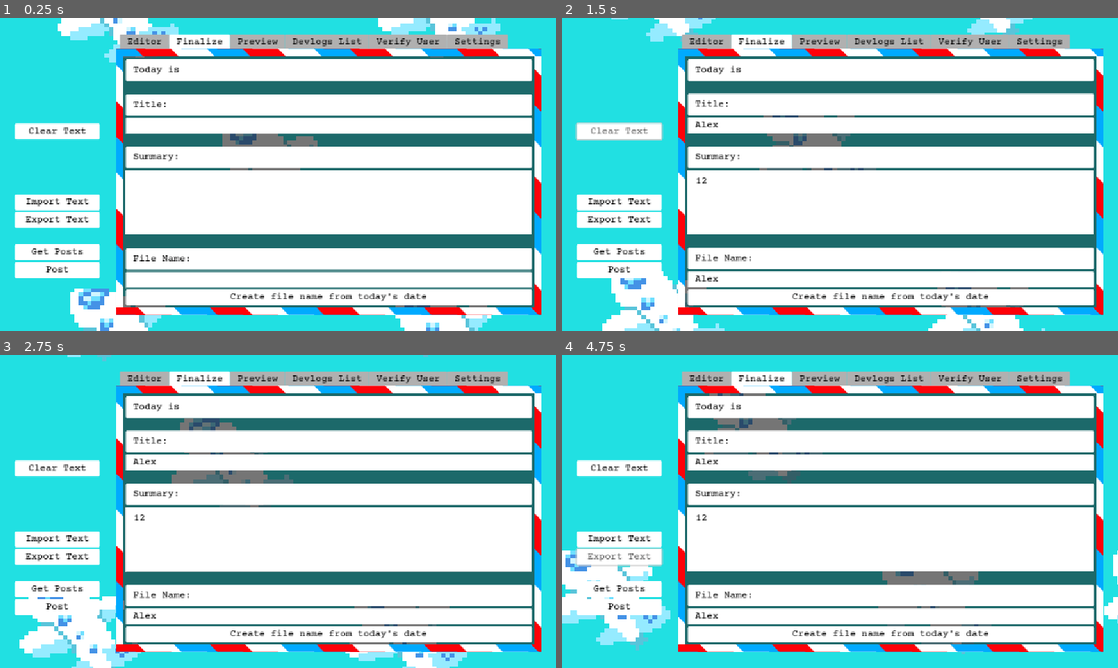
Above: before the commit, frames 1-4 (two rows, left to right).
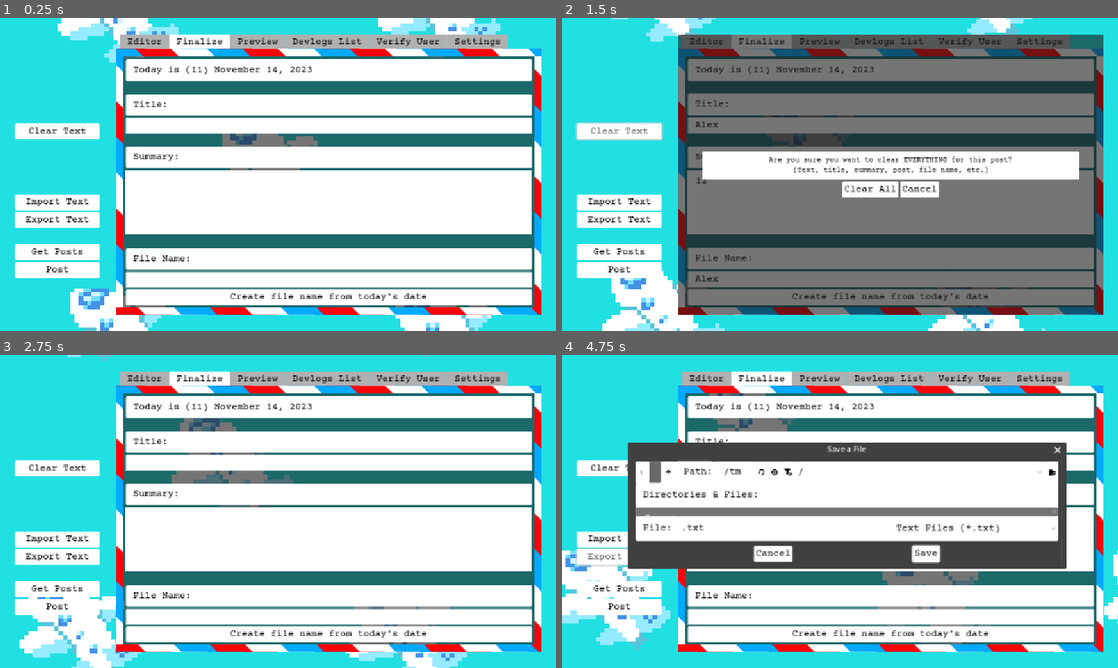
Above: after the commit, the same moments.

Repository: jennyton88/devlogs-maker
Game: Godot game, scene res://scenes/devlogs.tscn
Two runs of this game, one before a commit and one after it. Both use one fixed random seed, a clock stepped at 60 frames per second and the inputs below.
Inputs (mouse positions are in pixels of both pictures, inside the frame that each line leads up to):
- Up to frame 1 (0.25 s): no input
- Up to frame 2 (1.5 s): click (890, 124) at 0.52 s; type "Alex" at 0.6 s; click (890, 202) at 0.75 s; type "12" at 0.83 s; click (890, 280) at 0.98 s; type "Alex" at 1.07 s; click "Clear Text" at 1.25 s
- Up to frame 3 (2.75 s): click (305, 527) at 2 s, where only the run after the commit has a clickable "Clear All"
- Up to frame 4 (4.75 s): click "Import Text" at 2.75 s; click (884, 555) at 3.5 s, where only the run after the commit has a clickable "Cancel"; click "Export Text" at 4.25 s

The runs differ from the first frame. In frame 1, 0.2% of the frame differs, in the area x 33-57%, y 15-19%; in frame 2, 63%, in the area x 20-98%, y 5-95%; in frame 3, 2.6%; in frame 4, 22%.
Error before the commit: Parse Error: Identifier "delete_msg" not declared in the current scope. (res://scripts/devlogs.gd:236)

Commit message:
replace manually created popups with action popups, binded buttons and connect / disconnect them

Diff:
--- a/scripts/devlogs.gd
+++ b/scripts/devlogs.gd
@@ -232,21 +232,23 @@
 		edit_button_ref = null;
 
 
-func _on_delete_button_pressed(button):
-	delete_msg.text = "Are you sure you want to delete this post?";
-
-	if (delete_yes_button.pressed.is_connected(_on_serious_delete_button_pressed)):
-		delete_yes_button.pressed.disconnect(_on_serious_delete_button_pressed);
-
-	delete_yes_button.pressed.connect(_on_serious_delete_button_pressed.bind(button));
-	clear_yes_button.hide();
-	delete_yes_button.show();
-	delete_popup.show();
-
-
-func _on_serious_delete_button_pressed(button):
-	delete_yes_button.hide();
-	delete_popup.hide();
+func _on_delete_button_pressed(log_entry_delete_button: Button):
+	msg_popup.create_popup(
+		"Are you sure you want to delete this post?",
+		{'yes': ["Delete Post", _on_serious_delete_button_pressed.bind(log_entry_delete_button)], 'no': ["Cancel", _on_hide_popup]},
+		MsgType.RequireAction
+	);
+
+
+
+
+
+func _on_serious_delete_button_pressed(yes_button, no_button, log_entry_delete_button):
+	var button_ref = log_entry_delete_button;
+
+	msg_popup.exit(yes_button, _on_serious_delete_button_pressed);
+	msg_popup.exit(no_button, _on_hide_popup);
+	return;
 
 	var config = ConfigFile.new();
 	var error = config.load("user://config.cfg");
@@ -261,7 +263,7 @@
 			"name": config.get_value("user_info", "user_name"),
 			"email": config.get_value("user_info", "user_email"),
 		},
-		"sha": button.get_meta("sha"),
+		"sha": button_ref.get_meta("sha"),
 		"branch": config.get_value("repo_info", "repo_branch_update")
 	};
 
@@ -285,15 +287,15 @@
 	h_client.request_completed.connect(_on_http_delete_post_completed);
 
 	var url = config.get_value("urls", "base_repo");
-	url += button.get_meta("name");
+	url += button_ref.get_meta("name");
 
 	error = h_client.request(url, headers, HTTPClient.METHOD_DELETE, body);
 
 	if (error != OK):
 		create_error_popup(error, ErrorType.HTTPError);
 	else:
-		button.get_parent().queue_free();
-		text_editor.text = "";
+		button_ref.get_parent().queue_free(); # delete the log entry in the devlog list
+		text_editor.text = ""; # TODO Check this
 		edit_button_ref = null;
 
 
@@ -395,7 +397,7 @@
 
 func file_selected(path: String):
 	if (FileAccess.file_exists(path) && file_dialog.file_mode != FileDialog.FileMode.FILE_MODE_SAVE_FILE):
-		_on_serious_clear_button_pressed();
+		clear_post();
 
 		file_name.text = path.get_file();
 
@@ -456,17 +458,20 @@
 
 
 func _on_clear_text():
-	delete_yes_button.hide();
-	clear_yes_button.show();
-
-	delete_msg.text = "Are you sure you want to clear EVERYTHING for this post?\n(Text, title, summary, post, file name, etc.)";
-	delete_popup.show();
-
-
-func _on_serious_clear_button_pressed():
-	clear_yes_button.hide();
-	delete_popup.hide();
-
+	msg_popup.create_popup(
+		"Are you sure you want to clear EVERYTHING for this post?\n(Text, title, summary, post, file name, etc.)",
+		{'yes': ["Clear All", _on_serious_clear_button_pressed], 'no': ["Cancel", _on_hide_popup]},
+		MsgType.RequireAction
+	);
+
+
+func _on_serious_clear_button_pressed(yes_button: Button, no_button: Button):
+	clear_post();
+	msg_popup.exit(yes_button, _on_serious_clear_button_pressed);
+	msg_popup.exit(no_button, _on_hide_popup);
+
+
+func clear_post():
 	text_editor.text = "";
 
 	file_name.text = "";
@@ -478,6 +483,7 @@
 	creation_date = "";
 
 	edit_button_ref = null;
+
 
 
 func _on_update_preview():
